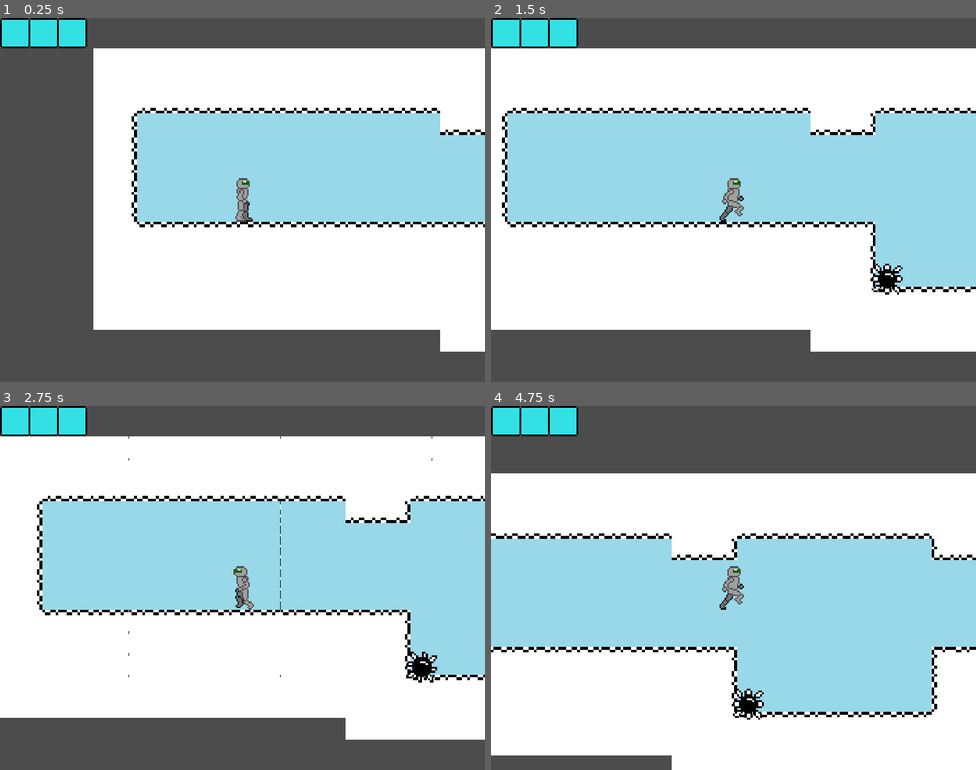
Above: before the commit, frames 1-4 (two rows, left to right).
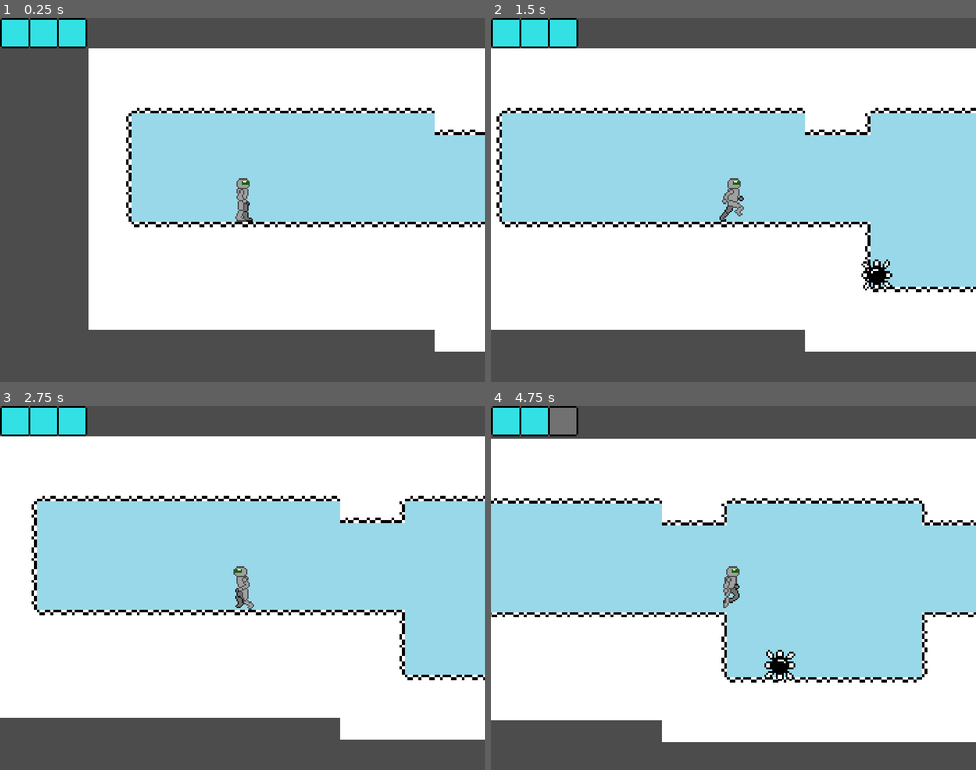
Above: after the commit, the same moments.

Repository: CRosenauer/Lost-Robot
Game: Godot game, scene res://Levels/Test/TestLevel.tscn
Two runs of this game, one before a commit and one after it. Both use one fixed random seed, a clock stepped at 60 frames per second and the inputs below.
Inputs:
- Up to frame 1 (0.25 s): no input
- Up to frame 2 (1.5 s): tap Enter at 0.5 s; hold D (InputRight) from 0.53 s (still down); tap J (InputDash) at 0.6 s; tap Space (InputJump) at 0.77 s; tap K (InputGrapple) at 1.35 s
- Up to frame 3 (2.75 s): tap Space (InputJump) at 1.52 s; release D (InputRight) at 2.03 s; hold A (InputLeft) from 2.03 s (still down); tap J (InputDash) at 2.1 s
- Up to frame 4 (4.75 s): release A (InputLeft) at 2.78 s; hold D (InputRight) 2.78-4.28 s; tap K (InputGrapple) at 2.85, 4.35 s; tap Space (InputJump) at 3.02, 3.77, 4.52 s; tap J (InputDash) at 3.6 s; hold A (InputLeft) from 4.28 s (still down)

The runs differ from the first frame. In frame 1, 3.0% of the frame differs, in the area x 18-100%, y 8-92%; in frame 2, 3.4%; in frame 3, 3.4%; in frame 4, 40%, in the area x 0-100%, y 0-100%.

Commit message:
Life system and respawning
Needs some polish but core is here.

Diff:
--- a/src/Enemies/Base/BaseEnemy.tscn
+++ b/src/Enemies/Base/BaseEnemy.tscn
@@ -11,7 +11,7 @@
 extents = Vector2( 32, 16 )
 
 [sub_resource type="RectangleShape2D" id=2]
-extents = Vector2( 24, 16 )
+extents = Vector2( 8, 24 )
 
 [sub_resource type="SpriteFrames" id=3]
 animations = [ {
--- a/src/Entity/Characters/Player/Player.gd
+++ b/src/Entity/Characters/Player/Player.gd
@@ -41,7 +41,7 @@
 func _ready():
 	LockAbilities(ABILITIES.Jump, false)
 	LockAbilities(ABILITIES.Run, false)
-	LockAbilities(ABILITIES.DoubleJump, false)
+	#LockAbilities(ABILITIES.DoubleJump, false)
 	LockAbilities(ABILITIES.WallJump, false)
 	LockAbilities(ABILITIES.AirDash, false)
 
@@ -164,10 +164,10 @@
 	$LocomotionStateMachine.OnHitstun()
 
 func GainLife(life):
-	m_currentLife + life
+	m_currentLife += life
 	if(m_currentLife <= 0):
 		m_currentLife = 0
-		emit_signal("Death")
+		OnDeath()
 		$Components/AnimatedComponent.visible = false
 	elif(m_currentLife > 3):
 		m_currentLife = 3
@@ -176,4 +176,6 @@
 	#Something to play a death animation... idk
 
 func OnDeath():
-	pass
+	$Components/HitBoxComponent/HitBoxShape.set_deferred("disabled", true)
+	$Components/AnimatedComponent.visible = false
+	emit_signal("OnDeath")
--- a/src/Entity/Characters/Player/Player.tscn
+++ b/src/Entity/Characters/Player/Player.tscn
@@ -38,11 +38,6 @@
 "name": "PreWallJump",
 "speed": 5.0
 }, {
-"frames": [ ExtResource( 6 ) ],
-"loop": true,
-"name": "Idle",
-"speed": 5.0
-}, {
 "frames": [ ExtResource( 7 ), ExtResource( 9 ), ExtResource( 7 ), ExtResource( 10 ) ],
 "loop": true,
 "name": "Walk",
@@ -51,6 +46,11 @@
 "frames": [ ExtResource( 8 ), ExtResource( 9 ) ],
 "loop": true,
 "name": "GroundJump",
+"speed": 5.0
+}, {
+"frames": [ ExtResource( 6 ) ],
+"loop": true,
+"name": "Idle",
 "speed": 5.0
 } ]
 
--- a/src/Levels/Test/TestLevel.gd
+++ b/src/Levels/Test/TestLevel.gd
@@ -26,9 +26,10 @@
 
 
 func _on_Timer_timeout():
-	$World/IEntity.position = $Systems/CheckpointSystem.GetCheckPoint()
+	$World/IEntity.position = $Systems/CheckpointSystem.GetCheckpoint()
 	$World/IEntity.GainLife(3)
 	$World/IEntity/Components/AnimatedComponent.visible = true
+	$World/IEntity/Components/HitBoxComponent/HitBoxShape.disabled = false
 
 
 func _on_IEntity_OnDeath():
@@ -36,3 +37,7 @@
 
 func _on_powerUpUnlocked(ability):
 	pass
+
+
+func _on_IEntity_OnLifeChanged(m_currentLife):
+	$Hud/LifeBar.SetLife(m_currentLife)
--- a/src/Levels/Test/TestLevel.tscn
+++ b/src/Levels/Test/TestLevel.tscn
@@ -16,7 +16,7 @@
 [node name="Level" parent="World" instance=ExtResource( 1 )]
 
 [node name="IEntity" parent="World" instance=ExtResource( 2 )]
-position = Vector2( 440, 448 )
+position = Vector2( 456, 448 )
 
 [node name="CameraComponent" parent="." instance=ExtResource( 3 )]
 position = Vector2( 352, 312 )
@@ -24,6 +24,8 @@
 smoothing_speed = 6.0
 
 [node name="RespawnTimer" type="Timer" parent="."]
+wait_time = 2.0
+one_shot = true
 
 [node name="Hud" type="CanvasLayer" parent="."]
 
@@ -38,4 +40,5 @@
 
 [node name="CheckpointSystem" parent="Systems" instance=ExtResource( 7 )]
 [connection signal="OnDeath" from="World/IEntity" to="." method="_on_IEntity_OnDeath"]
+[connection signal="OnLifeChanged" from="World/IEntity" to="." method="_on_IEntity_OnLifeChanged"]
 [connection signal="timeout" from="RespawnTimer" to="." method="_on_Timer_timeout"]
